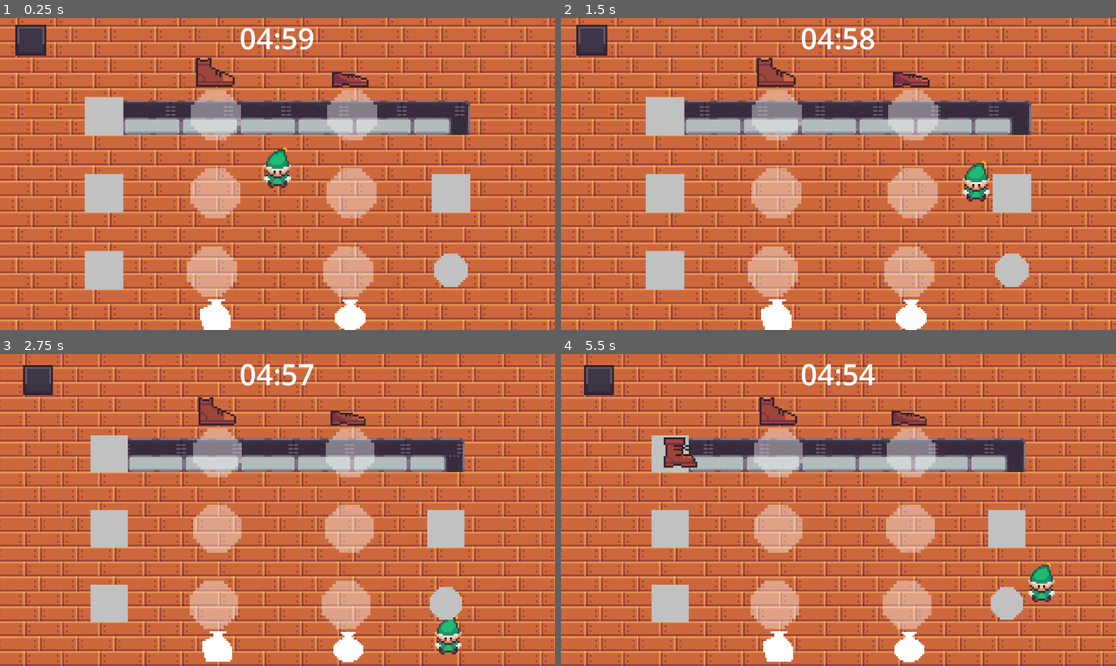
Above: before the commit, frames 1-4 (two rows, left to right).
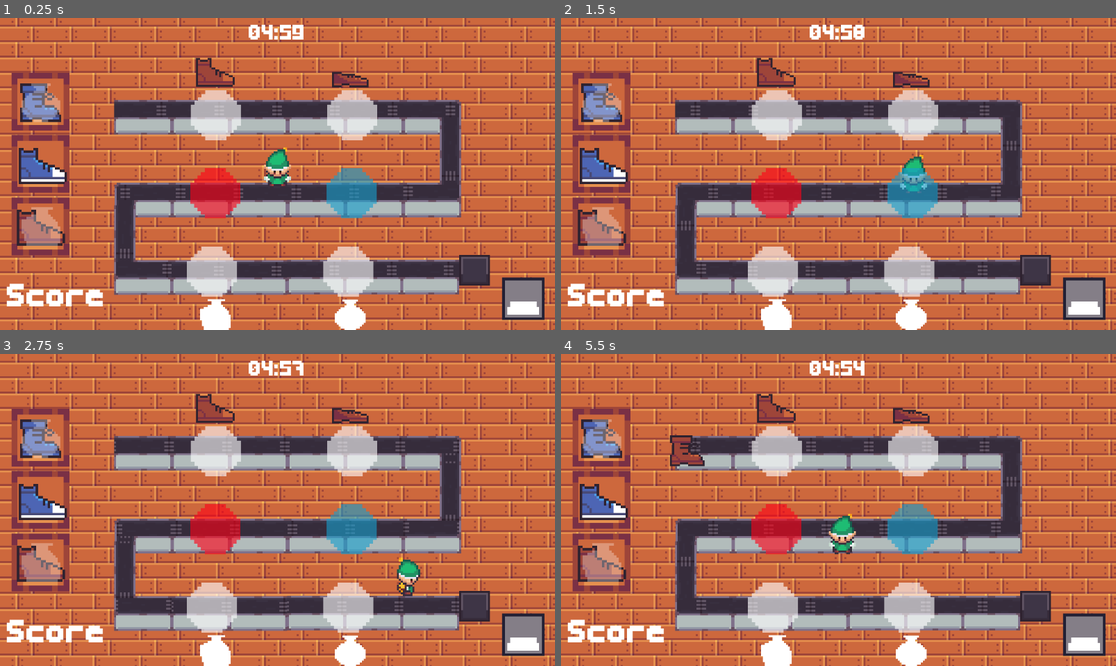
Above: after the commit, the same moments.

Repository: Ikuwanne/little-guy-jam
Game: Godot game, scene res://scenes/main.tscn
Same seed, same stepped clock (60 frames per second), same inputs: the game is played once before the commit and once after it.
Inputs:
- Up to frame 1 (0.25 s): no input
- Up to frame 2 (1.5 s): hold Right (ui_right) 0.53-1.28 s; hold Shift (run) 0.53-1.28 s; tap Space (Interact) at 0.6 s; hold Down (ui_down) from 1.28 s (still down); tap Shift (run) at 1.35 s
- Up to frame 3 (2.75 s): tap Space (Interact) at 1.55, 2.1 s; release Down (ui_down) at 2.03 s; hold Right (ui_right) from 2.03 s (still down); hold Shift (run) from 2.03 s (still down)
- Up to frame 4 (5.5 s): release Right (ui_right) at 2.78 s; release Shift (run) at 2.78 s; hold Up (ui_up) 2.78-3.53 s; tap Shift (run) at 2.85, 4.35 s; tap Space (Interact) at 3.05, 3.6, 4.55, 5.1 s; hold Shift (run) 3.53-4.28 s; hold Left (ui_left) 3.53-5.03 s; hold Down (ui_down) from 5.03 s (still down); hold Shift (run) from 5.03 s (still down)

The runs differ from the first frame. In frame 1, 30% of the frame differs, in the area x 1-99%, y 2-97%; in frame 2, 30%; in frame 3, 59%, in the area x 0-100%, y 0-100%; in frame 4, 58%.

Commit message:
ameliauration vite fais

Diff:
--- a/scenes/area_detector.tscn
+++ b/scenes/area_detector.tscn
@@ -10,7 +10,7 @@
 script = ExtResource("1_uudbd")
 
 [node name="Sprite2D" type="Sprite2D" parent="." unique_id=771927902]
-modulate = Color(1, 1, 1, 0.38431373)
+modulate = Color(1, 1, 1, 0.6117647)
 position = Vector2(-1.9073486e-06, -1.9073486e-06)
 scale = Vector2(4.212, 4.212)
 texture = ExtResource("1_6flpi")
--- a/scenes/dwarf.tscn
+++ b/scenes/dwarf.tscn
@@ -149,8 +149,8 @@
 position = Vector2(0, -35)
 scale = Vector2(4, 4)
 sprite_frames = SubResource("SpriteFrames_rahrd")
-animation = &"walk_down"
-frame_progress = 0.42195413
+animation = &"walk_up"
+frame_progress = 0.6128258
 
 [node name="Sprite2D" type="Sprite2D" parent="." unique_id=175963494]
 visible = false
--- a/scenes/main.tscn
+++ b/scenes/main.tscn
@@ -5,7 +5,6 @@
 [ext_resource type="Texture2D" uid="uid://lyiflmjw1ivm" path="res://assets/Furnitures/MechanicalBelt.png" id="1_jkv2x"]
 [ext_resource type="Texture2D" uid="uid://bllqxeks7nwbs" path="res://assets/Furnitures/MechanicalBeltRotateRight.png" id="1_muem4"]
 [ext_resource type="PackedScene" uid="uid://34akgyk144u3" path="res://scenes/dwarf.tscn" id="1_o5qli"]
-[ext_resource type="Texture2D" uid="uid://we3qpy4du020" path="res://assets/PROTOTYPE.png" id="2_0wfyh"]
 [ext_resource type="Texture2D" uid="uid://cqb8kllx58wgg" path="res://assets/Furnitures/MechanicalBeltRotatingRight2.png" id="2_dp3eg"]
 [ext_resource type="Texture2D" uid="uid://clrmajn4g4uiy" path="res://assets/Furnitures/Floors/TiledFloor.png" id="2_trceg"]
 [ext_resource type="Texture2D" uid="uid://ce8d6jrqe1scx" path="res://assets/Furnitures/Floors/WoodenFloor2.png" id="3_a8y0u"]
@@ -18,6 +17,8 @@
 [ext_resource type="Texture2D" uid="uid://dpn7igvv2tp4o" path="res://assets/Shoes/BrownShoe.png" id="9_gqmmt"]
 [ext_resource type="Texture2D" uid="uid://bkykrxlkstjip" path="res://assets/package_1.png" id="9_ya4ey"]
 [ext_resource type="Texture2D" uid="uid://c4hj40qe364gw" path="res://assets/package_2.png" id="10_eb6dy"]
+[ext_resource type="FontFile" uid="uid://2ykopy1fg2hv" path="res://assets/CutePixel.ttf" id="12_pm3ni"]
+[ext_resource type="Texture2D" uid="uid://civupdmc67rpd" path="res://assets/interactbutton.png" id="17_pm3ni"]
 [ext_resource type="Texture2D" uid="uid://s7xorpj2bhg3" path="res://assets/Furnitures/chépa.png" id="19_0ld40"]
 [ext_resource type="Texture2D" uid="uid://co2cilt8pkg1k" path="res://assets/TaskBar.png" id="20_yc10j"]
 [ext_resource type="Texture2D" uid="uid://ct77cv0ydgn81" path="res://assets/Shoes/BrownBoot.png" id="21_jscy8"]
@@ -611,30 +612,12 @@
 "speed": 20.0
 }]
 
-[sub_resource type="TileSetAtlasSource" id="TileSetAtlasSource_sugp2"]
-texture = ExtResource("2_0wfyh")
-0:0/0 = 0
-0:0/0/physics_layer_0/polygon_0/points = PackedVector2Array(-2.74119, -7.0052624, 3.1472912, -6.8022118, 7.0052624, -3.1472921, 6.8022118, 3.2488174, 3.0457668, 6.903737, -2.6396637, 6.903737, -6.7006855, 3.1472921, -6.8022118, -2.9442406)
-1:0/0 = 0
-1:0/0/physics_layer_0/polygon_0/points = PackedVector2Array(-8, -8, 8, -8, 8, 8, -8, 8)
-0:1/0 = 0
-0:1/0/physics_layer_0/polygon_0/points = PackedVector2Array(-1.978447, -8, 2.1583042, -8, 2.1583042, 8, -1.978447, 8)
-1:1/0 = 0
-1:1/0/physics_layer_0/polygon_0/points = PackedVector2Array(-8, -1.978445, 8, -1.978445, 8, 1.978447, -8, 1.978447)
-
-[sub_resource type="TileSet" id="TileSet_jyhfs"]
-physics_layer_0/collision_layer = 1
-sources/0 = SubResource("TileSetAtlasSource_sugp2")
-
 [sub_resource type="Curve2D" id="Curve2D_o6xl0"]
 _data = {
 "points": PackedVector2Array(0, 0, 0, 0, -362, -123, 0, 0, 0, 0, 356, -120, 0, 0, 0, 0, 356, 39, 0, 0, 0, 0, -362, 37, 0, 0, 0, 0, -362, 199, 0, 0, 0, 0, 358, 198)
 }
 point_count = 6
 
-[sub_resource type="RectangleShape2D" id="RectangleShape2D_gqmmt"]
-size = Vector2(16, 16)
-
 [node name="Main" type="Node2D" unique_id=1002428161]
 
 [node name="Furniture" type="Node2D" parent="." unique_id=1992415482]
@@ -642,7 +625,7 @@
 
 [node name="Mechanical Belt 1-1" type="AnimatedSprite2D" parent="Furniture" unique_id=208339750]
 z_index = 1
-position = Vector2(-260, -117)
+position = Vector2(-279, -118)
 scale = Vector2(4, 4)
 sprite_frames = SubResource("SpriteFrames_5q0nq")
 animation = &"sliding_left"
@@ -651,7 +634,7 @@
 
 [node name="Mechanical Belt 1-2" type="AnimatedSprite2D" parent="Furniture" unique_id=686526617]
 z_index = 1
-position = Vector2(-140, -117)
+position = Vector2(-159, -118)
 scale = Vector2(4, 4)
 sprite_frames = SubResource("SpriteFrames_5q0nq")
 animation = &"sliding_left"
@@ -659,7 +642,7 @@
 
 [node name="Mechanical Belt 1-3" type="AnimatedSprite2D" parent="Furniture" unique_id=1069460345]
 z_index = 1
-position = Vector2(-20, -117)
+position = Vector2(-39, -118)
 scale = Vector2(4, 4)
 sprite_frames = SubResource("SpriteFrames_5q0nq")
 animation = &"sliding_left"
@@ -667,7 +650,7 @@
 
 [node name="Mechanical Belt 1-4" type="AnimatedSprite2D" parent="Furniture" unique_id=1218830210]
 z_index = 1
-position = Vector2(100, -117)
+position = Vector2(81, -118)
 scale = Vector2(4, 4)
 sprite_frames = SubResource("SpriteFrames_5q0nq")
 animation = &"sliding_left"
@@ -675,7 +658,7 @@
 
 [node name="Mechanical Belt 1-5" type="AnimatedSprite2D" parent="Furniture" unique_id=279416445]
 z_index = 1
-position = Vector2(220, -117)
+position = Vector2(201, -118)
 scale = Vector2(4, 4)
 sprite_frames = SubResource("SpriteFrames_5q0nq")
 animation = &"sliding_left"
@@ -683,11 +666,132 @@
 
 [node name="Mechanical Belt 1-6" type="AnimatedSprite2D" parent="Furniture" unique_id=1991208030]
 z_index = 1
-position = Vector2(340, -117)
+position = Vector2(321, -118)
 scale = Vector2(4, 4)
 sprite_frames = SubResource("SpriteFrames_5q0nq")
 animation = &"rotating_right"
 autoplay = "rotating_right"
+
+[node name="Mechanical Belt 1-7" type="AnimatedSprite2D" parent="Furniture" unique_id=147626358]
+z_index = 1
+position = Vector2(359, -41)
+scale = Vector2(4, 4)
+sprite_frames = SubResource("SpriteFrames_5q0nq")
+animation = &"sliding_down"
+autoplay = "sliding_down"
+frame_progress = 0.94989854
+
+[node name="Mechanical Belt 1-8" type="AnimatedSprite2D" parent="Furniture" unique_id=314069018]
+z_index = 1
+position = Vector2(321, 38)
+scale = Vector2(4, 4)
+sprite_frames = SubResource("SpriteFrames_5q0nq")
+animation = &"rotating_rigth2"
+autoplay = "rotating_rigth2"
+flip_h = true
+
+[node name="Mechanical Belt 1-9" type="AnimatedSprite2D" parent="Furniture" unique_id=958027449]
+z_index = 1
+position = Vector2(201, 54)
+scale = Vector2(4, 4)
+sprite_frames = SubResource("SpriteFrames_5q0nq")
+animation = &"sliding_right"
+autoplay = "sliding_right"
+
+[node name="Mechanical Belt 1-10" type="AnimatedSprite2D" parent="Furniture" unique_id=250803144]
+z_index = 1
+position = Vector2(81, 54)
+scale = Vector2(4, 4)
+sprite_frames = SubResource("SpriteFrames_5q0nq")
+animation = &"sliding_right"
+autoplay = "sliding_right"
+
+[node name="Mechanical Belt 1-11" type="AnimatedSprite2D" parent="Furniture" unique_id=1513510799]
+z_index = 1
+position = Vector2(-39, 54)
+scale = Vector2(4, 4)
+sprite_frames = SubResource("SpriteFrames_5q0nq")
+animation = &"sliding_right"
+autoplay = "sliding_right"
+
+[node name="Mechanical Belt 1-12" type="AnimatedSprite2D" parent="Furniture" unique_id=17860748]
+z_index = 1
+position = Vector2(-159, 54)
+scale = Vector2(4, 4)
+sprite_frames = SubResource("SpriteFrames_5q0nq")
+animation = &"sliding_right"
+autoplay = "sliding_right"
+
+[node name="Mechanical Belt 1-13" type="AnimatedSprite2D" parent="Furniture" unique_id=1185923845]
+z_index = 1
+position = Vector2(-278, 54)
+scale = Vector2(4, 4)
+sprite_frames = SubResource("SpriteFrames_5q0nq")
+animation = &"rotating_right"
+autoplay = "rotating_right"
+flip_h = true
+
+[node name="Mechanical Belt 1-14" type="AnimatedSprite2D" parent="Furniture" unique_id=1569671173]
+z_index = 1
+position = Vector2(-317, 125)
+scale = Vector2(4, 4)
+sprite_frames = SubResource("SpriteFrames_5q0nq")
+animation = &"sliding_down"
+autoplay = "sliding_down"
+frame_progress = 0.6771713
+
+[node name="Mechanical Belt 1-15" type="AnimatedSprite2D" parent="Furniture" unique_id=1252957167]
+z_index = 1
+position = Vector2(-279, 199)
+scale = Vector2(4, 4)
+sprite_frames = SubResource("SpriteFrames_5q0nq")
+animation = &"rotating_rigth2"
+autoplay = "rotating_rigth2"
+
+[node name="Mechanical Belt 1-16" type="AnimatedSprite2D" parent="Furniture" unique_id=465875465]
+z_index = 1
+position = Vector2(-160, 215)
+scale = Vector2(4, 4)
+sprite_frames = SubResource("SpriteFrames_5q0nq")
+animation = &"sliding_left"
+autoplay = "sliding_left"
+
+[node name="Mechanical Belt 1-17" type="AnimatedSprite2D" parent="Furniture" unique_id=709587565]
+z_index = 1
+position = Vector2(-40, 215)
+scale = Vector2(4, 4)
+sprite_frames = SubResource("SpriteFrames_5q0nq")
+animation = &"sliding_left"
+autoplay = "sliding_left"
+
+[node name="Mechanical Belt 1-18" type="AnimatedSprite2D" parent="Furniture" unique_id=1244731961]
+z_index = 1
+position = Vector2(80, 214)
+scale = Vector2(4, 4)
+sprite_frames = SubResource("SpriteFrames_5q0nq")
+animation = &"sliding_left"
+autoplay = "sliding_left"
+
+[node name="Mechanical Belt 1-19" type="AnimatedSprite2D" parent="Furniture" unique_id=2044128420]
+z_index = 1
+position = Vector2(199, 214)
+scale = Vector2(4, 4)
+sprite_frames = SubResource("SpriteFrames_5q0nq")
+animation = &"sliding_left"
+autoplay = "sliding_left"
+
+[node name="Mechanical Belt 1-20" type="AnimatedSprite2D" parent="Furniture" unique_id=1750759901]
+z_index = 1
+position = Vector2(317, 214)
+scale = Vector2(4, 4)
+sprite_frames = SubResource("SpriteFrames_5q0nq")
+animation = &"sliding_left"
+autoplay = "sliding_left"
+
+[node name="Chépa" type="Sprite2D" parent="Furniture" unique_id=279513040]
+position = Vector2(409, 200)
+scale = Vector2(4, 4)
+texture = ExtResource("19_0ld40")
 
 [node name="Floors" type="Node2D" parent="." unique_id=901558162]
 z_index = -10
@@ -767,6 +871,50 @@
 
 [node name="HUD" type="CanvasLayer" parent="." unique_id=1845023136]
 
+[node name="TaskBar" type="Sprite2D" parent="HUD" unique_id=1689008546]
+position = Vector2(84, 174)
+scale = Vector2(12.000002, 12.000002)
+texture = ExtResource("20_yc10j")
+
+[node name="TaskBar2" type="Sprite2D" parent="HUD" unique_id=1495753796]
+position = Vector2(84, 303)
+scale = Vector2(12.000002, 12.000002)
+texture = ExtResource("20_yc10j")
+
+[node name="TaskBar3" type="Sprite2D" parent="HUD" unique_id=214554609]
+position = Vector2(84, 433)
+scale = Vector2(12.000002, 12.000002)
+texture = ExtResource("20_yc10j")
+
+[node name="NextShoe1" type="Sprite2D" parent="HUD" unique_id=1802958711]
+position = Vector2(85, 176)
+scale = Vector2(5, 5)
+texture = ExtResource("21_jscy8")
+script = ExtResource("22_jscy8")
+
+[node name="Packaging" type="Sprite2D" parent="HUD/NextShoe1" unique_id=788200868]
+modulate = Color(1, 1, 1, 0.30588236)
+
+[node name="NextShoe2" type="Sprite2D" parent="HUD" unique_id=1128796677]
+position = Vector2(89.00003, 305)
+scale = Vector2(5, 5)
+texture = ExtResource("21_jscy8")
+script = ExtResource("22_jscy8")
+task_id = 1
+
+[node name="Packaging" type="Sprite2D" parent="HUD/NextShoe2" unique_id=1571529177]
+modulate = Color(1, 1, 1, 0.30588236)
+
+[node name="NextShoe3" type="Sprite2D" parent="HUD" unique_id=954266085]
+position = Vector2(85, 433.00003)
+scale = Vector2(5, 5)
+texture = ExtResource("21_jscy8")
+script = ExtResource("22_jscy8")
+task_id = 2
+
+[node name="Packaging" type="Sprite2D" parent="HUD/NextShoe3" unique_id=770159182]
+modulate = Color(1, 1, 1, 0.30588236)
+
 [node name="Control" type="Control" parent="HUD" unique_id=657827594]
 layout_mode = 3
 anchors_preset = 0
@@ -775,11 +923,22 @@
 offset_right = 1152.0
 offset_bottom = 648.0
 
+[node name="Score2" type="Label" parent="HUD/Control" unique_id=334611799]
+layout_mode = 0
+offset_left = 13.0
+offset_top = 529.0
+offset_right = 639.0
+offset_bottom = 640.0
+theme_override_fonts/font = ExtResource("12_pm3ni")
+theme_override_font_sizes/font_size = 94
+text = "Score"
+
 [node name="Timer" type="Label" parent="HUD/Control" unique_id=1873272848]
 unique_name_in_owner = true
 layout_mode = 0
 offset_right = 1149.0
 offset_bottom = 130.0
+theme_override_fonts/font = ExtResource("12_pm3ni")
 theme_override_font_sizes/font_size = 61
 text = "00:00"
 horizontal_alignment = 1
@@ -789,9 +948,13 @@
 offset_right = 40.0
 offset_bottom = 23.0
 
-[node name="Dwarf" parent="." unique_id=1056602612 node_paths=PackedStringArray("camera", "task_manager", "area_detector_shape_1", "area_detector_shape_2", "area_detector_color_1", "area_detector_color_2", "area_detector_package_1", "area_detector_package_2") instance=ExtResource("1_o5qli")]
+[node name="SpaceInteraction" type="Sprite2D" parent="HUD" unique_id=1007271085]
+position = Vector2(1086, 583)
+scale = Vector2(5.4999995, 5.4999995)
+texture = ExtResource("17_pm3ni")
+
+[node name="Dwarf" parent="." unique_id=1056602612 node_paths=PackedStringArray("camera", "area_detector_shape_1", "area_detector_shape_2", "area_detector_color_1", "area_detector_color_2", "area_detector_package_1", "area_detector_package_2") instance=ExtResource("1_o5qli")]
 camera = NodePath("../Camera2D")
-task_manager = NodePath("../Task List")
 area_detector_shape_1 = NodePath("../AreaShape1")
 area_detector_shape_2 = NodePath("../AreaShape2")
 area_detector_color_1 = NodePath("../AreaColor1")
@@ -802,12 +965,6 @@
 [node name="Camera2D" type="Camera2D" parent="." unique_id=1602877310]
 unique_name_in_owner = true
 
-[node name="TileMapLayer" type="TileMapLayer" parent="." unique_id=1901802126]
-modulate = Color(0.7581918, 0.7581918, 0.7581917, 1)
-scale = Vector2(5, 5)
-tile_map_data = PackedByteArray(0, 0, 251, 255, 254, 255, 0, 0, 1, 0, 0, 0, 0, 0, 4, 0, 0, 0, 0, 0, 1, 0, 0, 0, 0, 0, 251, 255, 0, 0, 0, 0, 1, 0, 0, 0, 0, 0, 251, 255, 2, 0, 0, 0, 1, 0, 0, 0, 0, 0, 4, 0, 2, 0, 0, 0, 0, 0, 0, 0, 0, 0)
-tile_set = SubResource("TileSet_jyhfs")
-
 [node name="Timer" type="Timer" parent="." unique_id=1076778620]
 wait_time = 300.0
 one_shot = true
@@ -840,10 +997,12 @@
 scale = Vector2(1.755, 1.755)
 
 [node name="AreaColor1" parent="." unique_id=1040395401 instance=ExtResource("7_o6xl0")]
+modulate = Color(0.9999998, 0.0031077545, 0.08878843, 1)
 position = Vector2(-129, 40)
 scale = Vector2(1.755, 1.755)
 
 [node name="AreaColor2" parent="." unique_id=553605697 instance=ExtResource("7_o6xl0")]
+modulate = Color(0.08799953, 0.6247628, 0.80372447, 1)
 position = Vector2(154, 40)
 scale = Vector2(1.755, 1.755)
 
@@ -855,77 +1014,4 @@
 position = Vector2(147, 203)
 scale = Vector2(1.755, 1.755)
 
-[node name="TaskManager" type="Sprite2D" parent="." unique_id=66053458]
-z_index = -5
-position = Vector2(-512, -278)
-scale = Vector2(4, 4)
-texture = ExtResource("19_0ld40")
-
-[node name="Tasks" type="Area2D" parent="TaskManager" unique_id=1714103172]
-
-[node name="CollisionShape2D" type="CollisionShape2D" parent="TaskManager/Tasks" unique_id=2041175811]
-shape = SubResource("RectangleShape2D_gqmmt")
-
-[node name="Task List" type="NinePatchRect" parent="." unique_id=1319296258]
-z_index = 100
-offset_left = -362.5
-offset_top = -1000.0
-offset_right = -327.0
-offset_bottom = -968.1
-scale = Vector2(20, 20)
-texture = ExtResource("20_yc10j")
-patch_margin_left = 1
-patch_margin_top = 1
-patch_margin_right = 1
-patch_margin_bottom = 2
-
-[node name="Label" type="RichTextLabel" parent="Task List" unique_id=1158054752]
-layout_mode = 0
-offset_left = 1.0499985
-offset_top = 1.0
-offset_right = 335.55
-offset_bottom = 291.0
-scale = Vector2(0.1, 0.1)
-theme_override_font_sizes/normal_font_size = 34
-text = "Next Shoe:"
-
-[node name="NextShoe1" type="Sprite2D" parent="Task List" unique_id=829693431]
-position = Vector2(17.75, 13.4)
-scale = Vector2(0.75, 0.75)
-texture = ExtResource("21_jscy8")
-script = ExtResource("22_jscy8")
-
-[node name="Packaging" type="Sprite2D" parent="Task List/NextShoe1" unique_id=694217041]
-modulate = Color(1, 1, 1, 0.30588236)
-
-[node name="NextShoe2" type="Sprite2D" parent="Task List" unique_id=1802958711]
-position = Vector2(17.75, 24.94)
-scale = Vector2(0.5, 0.5)
-texture = ExtResource("21_jscy8")
-script = ExtResource("22_jscy8")
-task_id = 1
-
-[node name="Packaging" type="Sprite2D" parent="Task List/NextShoe2" unique_id=788200868]
-modulate = Color(1, 1, 1, 0.30588236)
-
-[node name="NextShoe3" type="Sprite2D" parent="Task List" unique_id=1128796677]
-position = Vector2(7.75, 24.94)
-scale = Vector2(0.5, 0.5)
-texture = ExtResource("21_jscy8")
-script = ExtResource("22_jscy8")
-task_id = 2
-
-[node name="Packaging" type="Sprite2D" parent="Task List/NextShoe3" unique_id=1571529177]
-modulate = Color(1, 1, 1, 0.30588236)
-
-[node name="NextShoe4" type="Sprite2D" parent="Task List" unique_id=954266085]
-position = Vector2(27.75, 24.94)
-scale = Vector2(0.5, 0.5)
-texture = ExtResource("21_jscy8")
-script = ExtResource("22_jscy8")
-task_id = 3
-
-[node name="Packaging" type="Sprite2D" parent="Task List/NextShoe4" unique_id=770159182]
-modulate = Color(1, 1, 1, 0.30588236)
-
 [connection signal="timeout" from="ShoesSpawn" to="ShoesSpawner" method="_on_shoes_spawn_timeout"]
--- a/scenes/path_follow_2d.tscn
+++ b/scenes/path_follow_2d.tscn
@@ -4,7 +4,8 @@
 
 [node name="PathFollow2D" type="PathFollow2D" unique_id=1954371928]
 rotation = 0.004178249
+rotates = false
 cubic_interp = false
 loop = false
 script = ExtResource("1_6ta3s")
-speed = 50
+speed = 100
--- a/scripts/area_detector.gd
+++ b/scripts/area_detector.gd
@@ -2,6 +2,7 @@
 
 var shoes_in_area: Array[Area2D] = []
 var is_player: bool
+
 
 func is_shoes_in_area() -> bool:
 	return not shoes_in_area.is_empty()
--- a/scripts/dwarf.gd
+++ b/scripts/dwarf.gd
@@ -17,6 +17,10 @@
 @export var area_detector_package_1: Area2D
 @export var area_detector_package_2: Area2D
 
+
+@onready var anim: AnimatedSprite2D = $AnimatedSprite2D
+var last_direction := "down"
+
 func _physics_process(delta):
 
 	var direction := Input.get_vector("ui_left", "ui_right", "ui_up", "ui_down")
@@ -26,65 +30,82 @@
 	else:
 		velocity = velocity.move_toward(Vector2.ZERO, deceleration_speed * delta)
 
-	if Input.is_action_pressed("run"):
-		speed = 500
-		acceleration_speed = 1400
-		if velocity.x > speed * 0.5 or velocity.y > speed * 0.5:
-			camera.zoom = camera.zoom.move_toward(Vector2.ONE / zoom, delta/2)
-		else :
-			camera.zoom = camera.zoom.move_toward(Vector2.ONE, delta/2)
-	else :
-		camera.zoom = camera.zoom.move_toward(Vector2.ONE, delta/2)
-		if speed != 300:
-			speed = 300
-			acceleration_speed = 1200
+	if direction != Vector2.ZERO:
+		if abs(direction.x) > abs(direction.y):
+			last_direction = "right" if direction.x > 0 else "left"
+		else:
+			last_direction = "down" if direction.y > 0 else "up"
+		anim.play("walk_" + last_direction)
+	else:
+		anim.animation = "walk_" + last_direction
+		anim.stop()
+		anim.frame = 0
+
+
 
 	if Input.is_action_just_pressed("Interact") and area_detector_shape_1.can_interact():
-		var shoes_area: Area2D = area_detector_shape_1.shoes_in_area[0]
-		var sprite: Sprite2D = shoes_area.get_node("Sprite2D")
-		sprite.texture = preload("res://assets/Shoes/BrownSneaker.png")
+		var sprite: Sprite2D = area_detector_shape_1.shoes_in_area[0].get_node("Sprite2D")
+		juicy_change(sprite, preload("res://assets/Shoes/BrownSneaker.png"))
 
 	if Input.is_action_just_pressed("Interact") and area_detector_shape_2.can_interact():
-		var shoes_area: Area2D = area_detector_shape_2.shoes_in_area[0]
-		var sprite: Sprite2D = shoes_area.get_node("Sprite2D")
-		sprite.texture = preload("res://assets/Shoes/BrownShoe.png")
+		var sprite: Sprite2D = area_detector_shape_2.shoes_in_area[0].get_node("Sprite2D")
+		juicy_change(sprite, preload("res://assets/Shoes/BrownShoe.png"))
 
 	if Input.is_action_just_pressed("Interact") and area_detector_color_1.can_interact():
-		var shoes_area: Area2D = area_detector_color_1.shoes_in_area[0]
-		var shoes = shoes_area.get_child(0)   # root of the shoe scene
-		if "Boot" in shoes.texture.resource_path.get_file():
-			shoes.texture = preload("res://assets/Shoes/RedBoot.png")
-		if "Sneaker" in shoes.texture.resource_path.get_file():
-			shoes.texture = preload("res://assets/Shoes/RedSneaker.png")
-		if "Shoe" in shoes.texture.resource_path.get_file():
-			shoes.texture = preload("res://assets/Shoes/RedShoe.png")
+		var shoes: Sprite2D = area_detector_color_1.shoes_in_area[0].get_child(0)
+		var file := shoes.texture.resource_path.get_file()
+		if "Boot" in file:
+			juicy_change(shoes, preload("res://assets/Shoes/RedBoot.png"))
+		elif "Sneaker" in file:
+			juicy_change(shoes, preload("res://assets/Shoes/RedSneaker.png"))
+		elif "Shoe" in file:
+			juicy_change(shoes, preload("res://assets/Shoes/RedShoe.png"))
 
 	if Input.is_action_just_pressed("Interact") and area_detector_color_2.can_interact():
-		var shoes_area: Area2D = area_detector_color_2.shoes_in_area[0]
-		var shoes = shoes_area.get_child(0)   # root of the shoe scene
-		if "Boot" in shoes.texture.resource_path.get_file():
-			shoes.texture = preload("res://assets/Shoes/BlueBoot.png")
-		if "Sneaker" in shoes.texture.resource_path.get_file():
-			shoes.texture = preload("res://assets/Shoes/BlueSneaker.png")
-		if "Shoe" in shoes.texture.resource_path.get_file():
-			shoes.texture = preload("res://assets/Shoes/BlueShoe.png")
+		var shoes: Sprite2D = area_detector_color_2.shoes_in_area[0].get_child(0)
+		var file := shoes.texture.resource_path.get_file()
+		if "Boot" in file:
+			juicy_change(shoes, preload("res://assets/Shoes/BlueBoot.png"))
+		elif "Sneaker" in file:
+			juicy_change(shoes, preload("res://assets/Shoes/BlueSneaker.png"))
+		elif "Shoe" in file:
+			juicy_change(shoes, preload("res://assets/Shoes/BlueShoe.png"))
 
 	if Input.is_action_just_pressed("Interact") and area_detector_package_1.can_interact():
-		var shoes_area: Area2D = area_detector_package_1.shoes_in_area[0]
-		var sprite: Sprite2D = shoes_area.get_node("Package")
-		sprite.texture = preload("res://assets/package_1.png")
+		var sprite: Sprite2D = area_detector_package_1.shoes_in_area[0].get_node("Package")
+		juicy_change(sprite, preload("res://assets/package_1.png"))
 
 	if Input.is_action_just_pressed("Interact") and area_detector_package_2.can_interact():
-		var shoes_area: Area2D = area_detector_package_2.shoes_in_area[0]
-		var sprite: Sprite2D = shoes_area.get_node("Package")
-		sprite.texture = preload("res://assets/package_2.png")
+		var sprite: Sprite2D = area_detector_package_2.shoes_in_area[0].get_node("Package")
+		juicy_change(sprite, preload("res://assets/package_2.png"))
 
 	move_and_slide()
 
-func _on_area_detect_area_entered(area: Area2D) -> void:
-	if area.name == "Tasks":
-		create_tween().tween_property(task_manager, "position:y", -320.0, 0.5).set_ease(Tween.EASE_OUT).set_trans(Tween.TRANS_BACK)
+func juicy_change(sprite: Sprite2D, new_texture: Texture2D) -> void:
+	# On mémorise l'échelle d'origine une seule fois (évite que l'échelle dérive si on spamme)
+	if not sprite.has_meta("base_scale"):
+		sprite.set_meta("base_scale", sprite.scale)
+	var base: Vector2 = sprite.get_meta("base_scale")
 
-func _on_area_detect_area_exited(area: Area2D) -> void:
-	if area.name == "Tasks":
-		create_tween().tween_property(task_manager, "position:y", -1000.0, 0.5).set_ease(Tween.EASE_IN).set_trans(Tween.TRANS_BACK)
+	# On coupe l'ancien tween s'il tourne encore
+	if sprite.has_meta("juice_tween"):
+		var old: Tween = sprite.get_meta("juice_tween")
+		if old and old.is_valid():
+			old.kill()
+
+	# Changement de texture + flash blanc
+	sprite.texture = new_texture
+	sprite.scale = base
+	sprite.modulate = Color(2, 2, 2)
+
+	# Tween lié au sprite (se coupe tout seul si la chaussure est supprimée)
+	var tween := sprite.create_tween()
+	sprite.set_meta("juice_tween", tween)
+
+	# 1) Écrasement rapide
+	tween.tween_property(sprite, "scale", base * Vector2(1.3, 0.7), 0.08)\
+		.set_trans(Tween.TRANS_SINE).set_ease(Tween.EASE_OUT)
+	# 2) Rebond élastique vers la taille normale + retour de la couleur
+	tween.tween_property(sprite, "scale", base, 0.45)\
+		.set_trans(Tween.TRANS_ELASTIC).set_ease(Tween.EASE_OUT)
+	tween.parallel().tween_property(sprite, "modulate", Color.WHITE, 0.25)
--- a/scripts/global_variables.gd
+++ b/scripts/global_variables.gd
@@ -1,3 +1,3 @@
 extends Node
 
-var shoe_task = [randi_range(1,27), randi_range(1,27), randi_range(1,27), randi_range(1,27)]
+var shoe_task = [randi_range(1,27), randi_range(1,27), randi_range(1,27)]
--- a/scripts/shoes_spawner.gd
+++ b/scripts/shoes_spawner.gd
@@ -3,8 +3,15 @@
 @export var shoes: PackedScene
 @export var path_follower: PackedScene
 @export var path: Path2D
+var shoes_count: int
+
+func _process(delta: float) -> void:
+	shoes_count = get_tree().get_nodes_in_group("shoes").size()
 
 func _on_shoes_spawn_timeout() -> void:
-	var follower = path_follower.instantiate()
-	path.add_child(follower)
-	follower.add_child(shoes.instantiate())
+	if shoes_count >= 3:
+		return
+	else:
+		var follower = path_follower.instantiate()
+		path.add_child(follower)
+		follower.add_child(shoes.instantiate())
--- a/scripts/task_icons.gd
+++ b/scripts/task_icons.gd
@@ -5,6 +5,7 @@
 func _process(delta):
 
 	var shoe_id = GlobalVariables.shoe_task[task_id]
+
 
 	if shoe_id in [2,5,8,11,14,17,20,23,26]:
 		self.get_child(0).texture = preload("res://assets/package_1.png")
Binary file added: assets/CutePixel.ttf
Not shown, added: assets/CutePixel.ttf.import
Binary file added: assets/interactbutton.png
Not shown, added: assets/interactbutton.png.import
